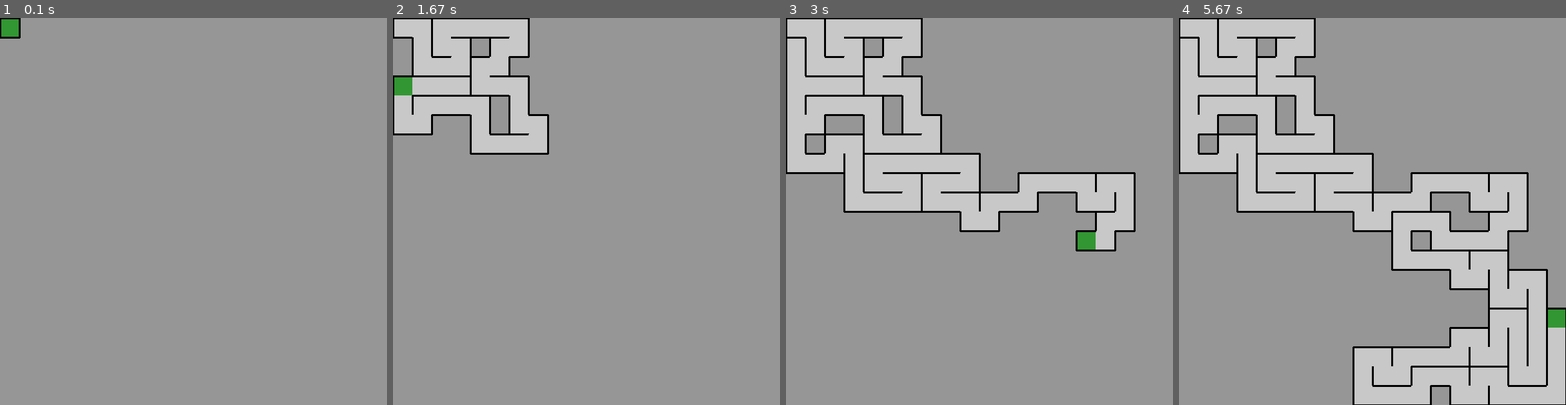
Above: before the commit, frames 1-4 (left to right).
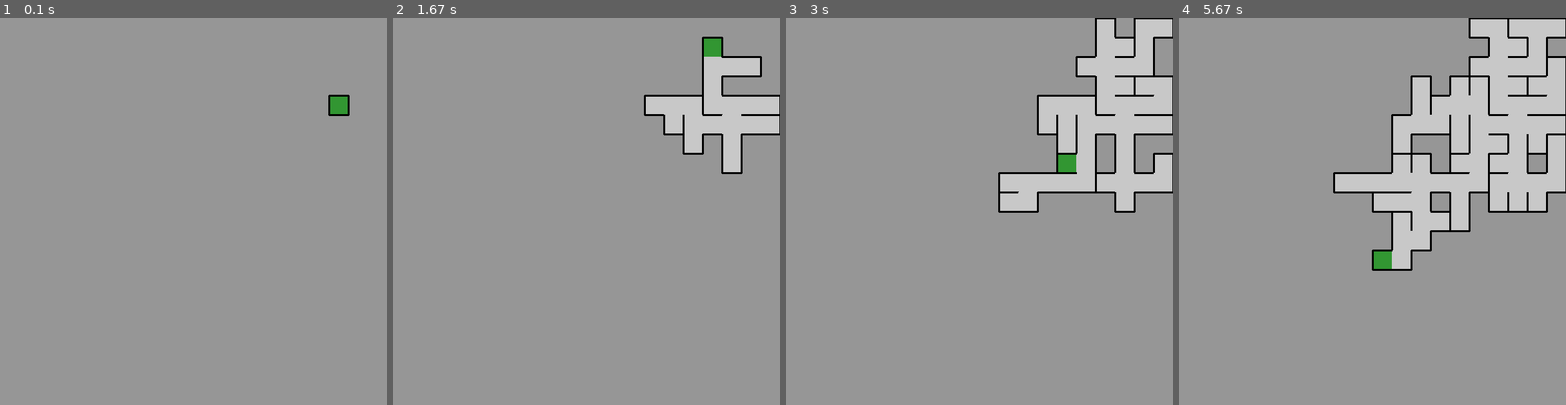
Above: after the commit, the same moments.

Repository: mireal/mazes
Game: pygame game, started from main.py
The game is run twice, just before and just after one commit, with the same random seed, the same clock (stepped at 60 frames per second) and the same inputs.
Inputs:
- Up to frame 1 (0.1 s): no input
- Up to frame 2 (1.67 s): tap Space at 0.33, 0.73, 1.03, 1.23, 1.57 s
- Up to frame 3 (3 s): tap Space at 1.87, 2.07, 2.37, 2.63, 2.97 s
- Up to frame 4 (5.67 s): tap Space at 3.27, 3.4, 3.8, 4.1, 4.47, 4.87, 5.17, 5.37 s

The runs differ from the first frame. In frame 1, 0.6% of the frame differs, in the area x 0-91%, y 0-26%; in frame 2, 16%; in frame 3, 30%; in frame 4, 49%, in the area x 0-100%, y 0-100%.

Commit message:
randomized Prim's algorithm
Implementing randomized Prim's algorithm

Diff:
--- a/main.py
+++ b/main.py
@@ -1,11 +1,11 @@
 import pygame
-from maze_generators import RandomizedDFS
+from maze_generators import RandomizedDFS, RandomizedPrim
 from drawing_tools import draw_cell
 from tools import create_matrix, remove_border, add_all_borders
 
 pygame.init()
 clock = pygame.time.Clock()
-speed = 60
+speed = 30
 
 cell_size = 30
 border_size = cell_size // 10 if cell_size // 10 >= 1 else 1
@@ -21,11 +21,13 @@
 
 matrix = create_matrix(cols, rows)
 
-curr_cell = prev_cell = matrix[0][0]
+# MazeGenerator = RandomizedDFS((cols, rows))
+MazeGenerator = RandomizedPrim((cols, rows))
+coord = prev_coord = MazeGenerator.curr
+
+y, x = coord
+curr_cell = prev_cell = matrix[y][x]
 add_all_borders(curr_cell)
-
-MazeGenerator = RandomizedDFS((cols, rows))
-coord = prev_coord = MazeGenerator.curr
 
 directions = {(0, 1): 'right', (1, 0): 'bottom', (0, -1): 'left', (-1, 0): 'top', (0, 0): None}
 
@@ -47,10 +49,30 @@
             elif event.key == pygame.K_ESCAPE:
                 running = False
 
+    # if MazeGenerator.not_finished and not paused:
+    #     coord = MazeGenerator.move()
+    #     print(coord)
+    #     y, x = coord
+    #     curr_cell = matrix[y][x]
+    #
+    #     direction = get_direction(coord, prev_coord)
+    #     reversed_direction = reverse_direction(direction)
+    #     direction_name = directions[direction]
+    #     reversed_direction_name = directions[reversed_direction]
+    #
+    #     remove_border(curr_cell, direction_name)
+    #     remove_border(prev_cell, reversed_direction_name)
+    #
+    #     prev_coord = coord
+    #     prev_cell = curr_cell
+
     if MazeGenerator.not_finished and not paused:
-        coord = MazeGenerator.move()
+        prev_coord = MazeGenerator.move()
+        coord = MazeGenerator.curr
         y, x = coord
+        prev_y, prev_x = prev_coord
         curr_cell = matrix[y][x]
+        prev_cell = matrix[prev_y][prev_x]
 
         direction = get_direction(coord, prev_coord)
         reversed_direction = reverse_direction(direction)
@@ -59,9 +81,6 @@
 
         remove_border(curr_cell, direction_name)
         remove_border(prev_cell, reversed_direction_name)
-
-        prev_coord = coord
-        prev_cell = curr_cell
 
     for y, row in enumerate(matrix):
         for x, cell in enumerate(row):
--- a/maze_generators.py
+++ b/maze_generators.py
@@ -1,4 +1,6 @@
-from random import choice
+from random import choice, randint, shuffle
+
+add_tuple = lambda coord, move: (coord[0] + move[0], coord[1] + move[1])
 
 
 class RandomizedDFS:
@@ -11,13 +13,11 @@
         self.visited.add(start_coord)
         self.stack = []
 
-        self.add_tuple = lambda coord, move: (coord[0] + move[0], coord[1] + move[1])
-
     def move(self):
         available_moves = self.possible_moves()
         if available_moves:
             move = choice(available_moves)
-            self.curr = self.add_tuple(self.curr, move)
+            self.curr = add_tuple(self.curr, move)
             self.visited.add(self.curr)
             self.stack.append(self.curr)
         else:
@@ -32,12 +32,52 @@
     def possible_moves(self):
         moves = []
         for move in ((0, 1), (1, 0), (0, -1), (-1, 0)):
-            next_move = self.add_tuple(self.curr, move)
+            next_move = add_tuple(self.curr, move)
             y, x = next_move
             if next_move not in self.visited and 0 <= y < self.col_len and 0 <= x < self.row_len:
                 moves.append(move)
 
         return moves
+
+
+class RandomizedPrim:
+    def __init__(self, grid_size: tuple, start_coord: tuple = (0, 0), start_at_random=True):
+        self.col_len, self.row_len = grid_size
+        self.max_size = self.col_len * self.row_len
+        self.curr = start_coord
+        if start_at_random:
+            y, x = randint(0, self.col_len - 1), randint(0, self.row_len - 1)
+            self.curr = (y, x)
+        self.directions = [(0, 1), (1, 0), (0, -1), (-1, 0)]
+        self.not_finished = True
+        self.visited = set()
+        self.visited.add(self.curr)
+        self.frontiers = set()
+        self.find_frontiers()
+
+    def move(self):
+        self.curr = choice(tuple(self.frontiers))
+        self.frontiers.remove(self.curr)
+        self.find_frontiers()
+        self.visited.add(self.curr)
+        passage = self.find_passage()
+        if not self.frontiers or len(self.visited) == self.max_size:
+            self.not_finished = False
+        return passage
+
+    def find_frontiers(self):
+        for direction in self.directions:
+            frontier = add_tuple(self.curr, direction)
+            y, x = frontier
+            if frontier not in self.visited and 0 <= y < self.col_len and 0 <= x < self.row_len:
+                self.frontiers.add(frontier)
+
+    def find_passage(self):
+        shuffle(self.directions)
+        for direction in self.directions:
+            passage = add_tuple(self.curr, direction)
+            if passage in self.visited:
+                return passage
 
 
 if __name__ == '__main__':
@@ -48,6 +88,7 @@
     board_size = (len_y, len_x)
     coord = (0, 0)
     dfs = RandomizedDFS(board_size, coord)
+    prim = RandomizedPrim(board_size)
 
 
     def draw_board(board):
@@ -81,10 +122,10 @@
             sleep(speed)
 
 
-    for i in range(1000):
-        dfs = RandomizedDFS((1, i + 2), coord)
-        while dfs.not_finished:
-            dfs.move()
-        print(f'{i + 1} successfully finished')
+    for x in range(100):
+        while prim.not_finished:
+            coord = prim.move()
+            if type(coord) != tuple:
+                print(coord)
 
     print('Done')
